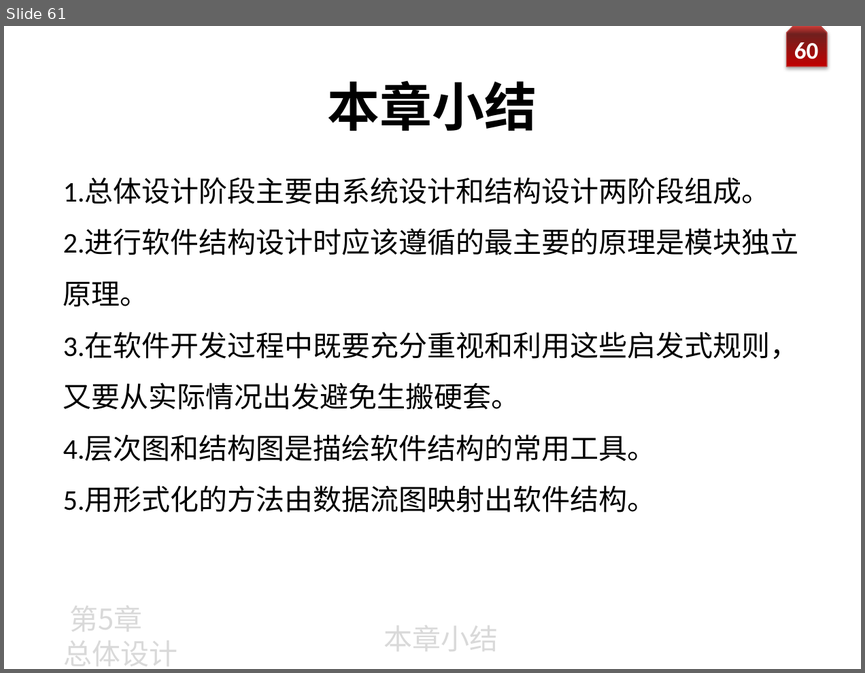
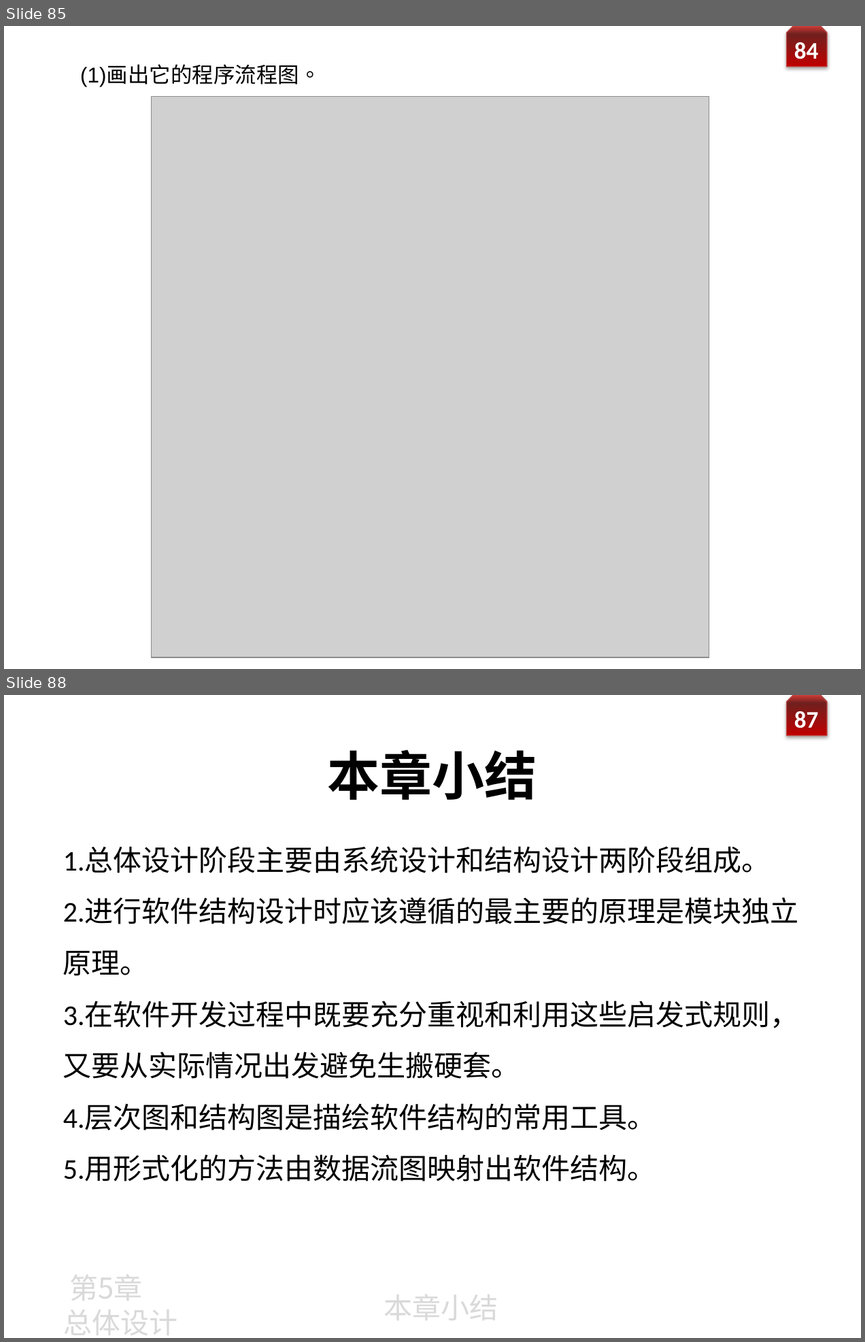
Before and after one commit to zeemeil/zeemeil.github.io, a slide deck: files/2025_1_SE/0320_SE_chapter5_.pptx. Shown one above the other, each under a label of ours: slide 61 before the commit, slides 85 and 88 after it; the slides between them are not shown. The pictures are 865x673 and 865x1342 pixels, drawn with LibreOffice and Linux fonts; fonts in the diff are those of the drawing; grey boxes stand for pictures; background and template pictures are left out. Boxes give left, top, right and bottom in pixels: in the first picture for what was removed or moved away, otherwise in the second. Text is boxed around its words. In the diff, an @@ line names an element or a change of style, - is before the commit and + after.

```diff
--- a/files/2025_1_SE/0320_SE_chapter5_.pptx
+++ b/files/2025_1_SE/0320_SE_chapter5_.pptx
@@ slide 85 added at [4,26,861,669], background picture (left out); not listed: 2 template elements that a slide beside it also shows @@
@@ text added at [80,65,320,87], 18 pt, text #000000 @@
+  (1)画出它的程序流程图。
@@ picture added at [152,96,709,656] @@
@@ what was slide 61 is now slide 88 @@
@@ page number at [794,708,818,728]: text changed @@
-60
+87
```
Also in this commit, not shown: 1 slide changed, 26 other slides added, 14 other files.
